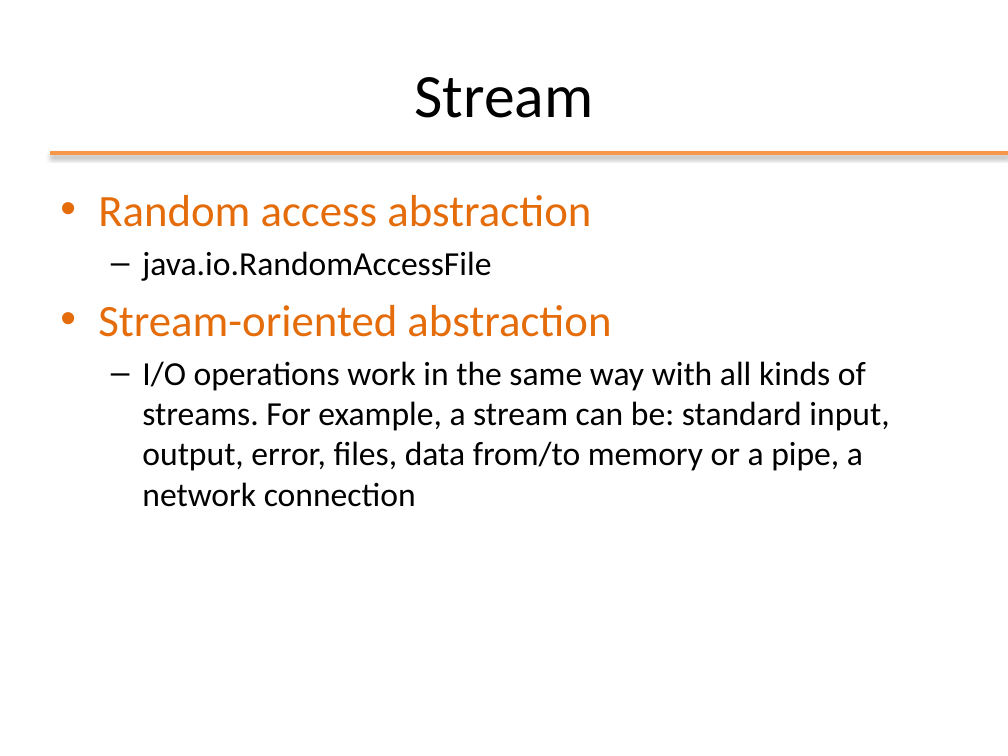
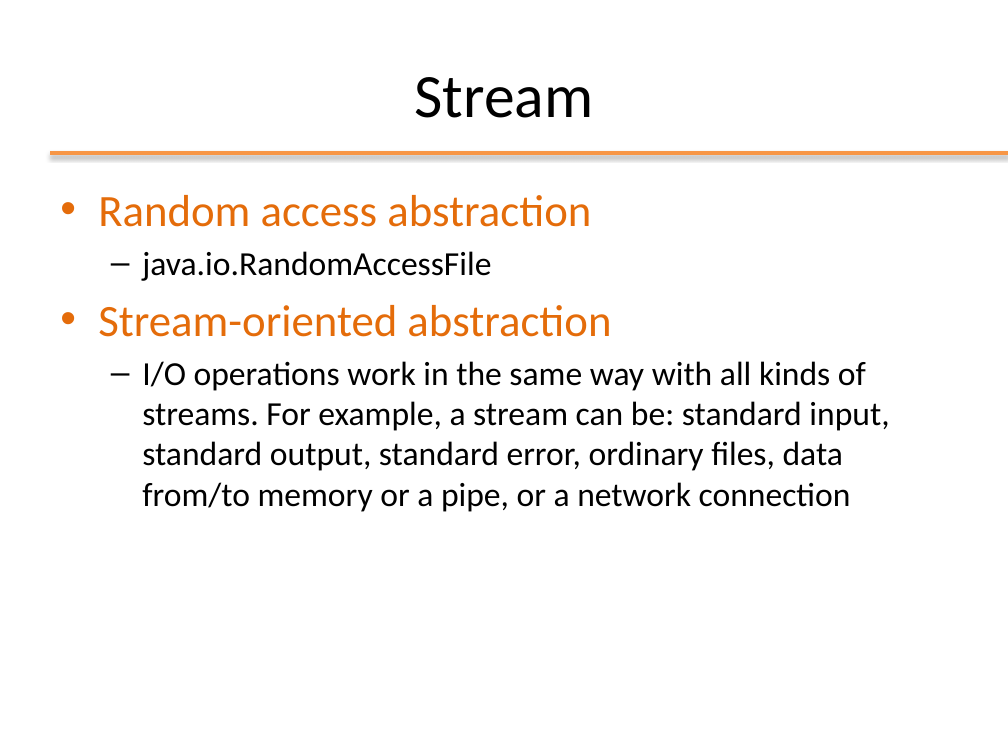
Before and after one commit to Andrea99-beep/ooprogramming, a slide deck: slide 4 of slides/ppt/10_IO.pptx (slide 2 before the commit). Drawn at 1008x756 pixels with LibreOffice and Linux fonts; fonts in the diff are those of the drawing; background and template pictures are left out. Boxes give left, top, right and bottom in pixels: in the first picture for what was removed or moved away, otherwise in the second. Text is boxed around its words. In the diff, an @@ line names an element or a change of style, - is before the commit and + after.

```diff
--- a/slides/ppt/10_IO.pptx
+++ b/slides/ppt/10_IO.pptx
@@ text at box(142, 361, 889, 512): text changed @@
-  – I/O operations work in the same way with all kinds of streams. For example, a stream can be: standard input, output, error, files, data from/to memory or a pipe, a network connection
+  – I/O operations work in the same way with all kinds of streams. For example, a stream can be: standard input, standard output, standard error, ordinary files, data from/to memory or a pipe, or a network connection
```
Also in this commit, not shown: 12 other slides changed, 2 slides removed, 35 other files.
